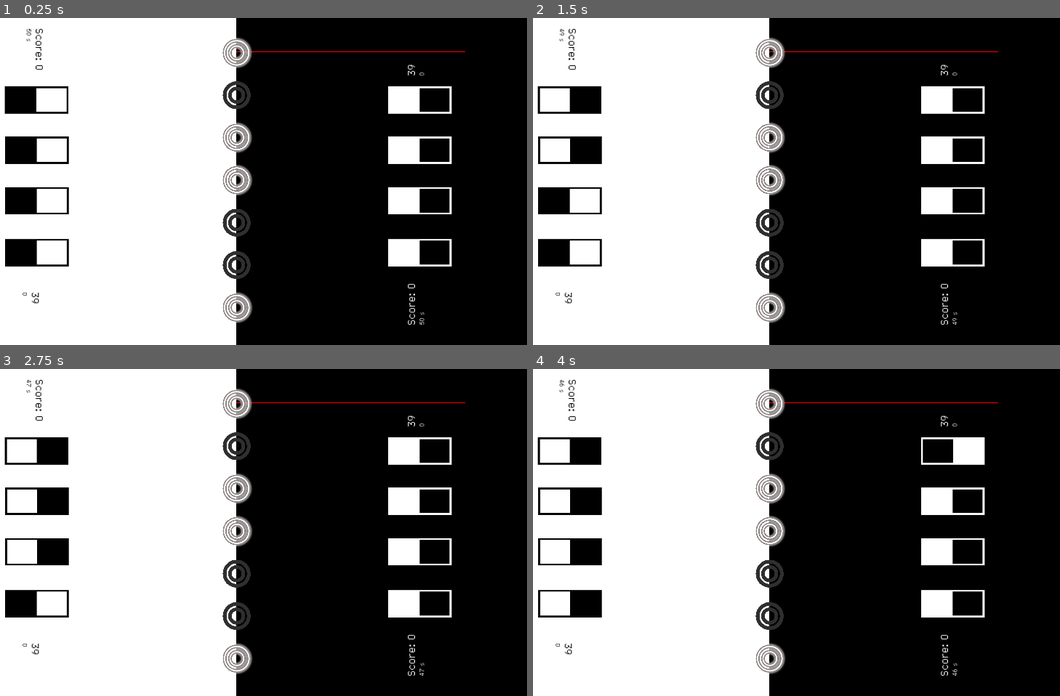
Above: before the commit, frames 1-4 (two rows, left to right).
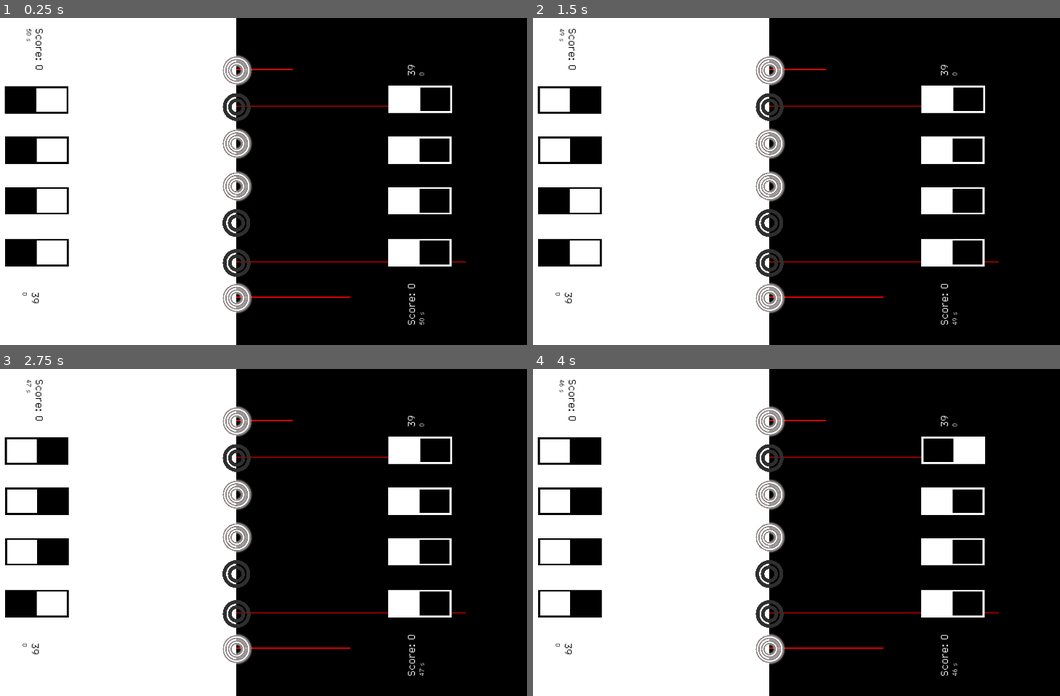
Above: after the commit, the same moments.

Repository: DragonCat4012/Switch
Game: Godot game, scene res://Scenes/Multiplayer/KoopMultiplayerScene.tscn
Same seed, same stepped clock (60 frames per second), same inputs: the game is played once before the commit and once after it. This scene is started directly instead of the project's main scene.
Inputs (mouse positions are in pixels of both pictures, inside the frame that each line leads up to):
- Up to frame 1 (0.25 s): no input
- Up to frame 2 (1.5 s): tap Enter (ui_accept) at 0.5, 0.77, 1.25 s; move the mouse to (569, 99) at 0.52 s; hold Right (ui_right) 0.53-1.28 s; click (569, 99) at 0.67 s; move the mouse to (569, 148) at 1.27 s; hold Down (ui_down) from 1.28 s (still down); click (569, 148) at 1.42 s
- Up to frame 3 (2.75 s): tap Enter (ui_accept) at 1.52, 2 s; move the mouse to (36, 552) at 2.02 s; release Down (ui_down) at 2.03 s; hold Right (ui_right) from 2.03 s (still down); click (36, 552) at 2.17 s
- Up to frame 4 (4 s): move the mouse to (569, 604) at 2.77 s; release Right (ui_right) at 2.78 s; hold Up (ui_up) 2.78-3.53 s; click (569, 604) at 2.92 s; tap Enter (ui_accept) at 3.02, 3.5, 3.77 s; move the mouse to (954, 450) at 3.52 s; hold Left (ui_left) from 3.53 s (still down); click (954, 450) at 3.67 s

The runs differ from the first frame. In frame 1, 2.9% of the frame differs, in the area x 42-89%, y 6-94%; in frame 2, 2.9%; in frame 3, 2.9%; in frame 4, 2.9%.

Commit message:
hmmmmm

Diff:
--- a/Scenes/Multiplayer/KoopMultiplayerScene.gd
+++ b/Scenes/Multiplayer/KoopMultiplayerScene.gd
@@ -1,12 +1,12 @@
 extends Node2D
 # Nodes
-@onready var lamp1 = $Lamps/Lamp_1
-@onready var lamp2 = $Lamps/Lamp_2
-@onready var lamp3 = $Lamps/Lamp_3
-@onready var lamp4 = $Lamps/Lamp_4
-@onready var lamp5 = $Lamps/Lamp_5
-@onready var lamp6 = $Lamps/Lamp_6
-@onready var lamp7 = $Lamps/Lamp_7
+@onready var lamp1 = $Lamp_1
+@onready var lamp2 = $Lamp_2
+@onready var lamp3 = $Lamp_3
+@onready var lamp4 = $Lamp_4
+@onready var lamp5 = $Lamp_5
+@onready var lamp6 = $Lamp_6
+@onready var lamp7 = $Lamp_7
 
 @onready var switch1 = $Switch_1
 @onready var switch2 = $Switch_2
--- a/Scenes/Multiplayer/KoopMultiplayerScene.tscn
+++ b/Scenes/Multiplayer/KoopMultiplayerScene.tscn
@@ -70,14 +70,20 @@
 metadata/ID = 4
 
 [node name="Switch_5" type="TextureRect" parent="."]
-offset_left = 1671.0
-offset_top = 226.0
-offset_right = 1761.0
-offset_bottom = 436.0
+anchors_preset = 8
+anchor_left = 0.5
+anchor_top = 0.5
+anchor_right = 0.5
+anchor_bottom = 0.5
+offset_left = 1673.0
+offset_top = 223.0
+offset_right = 1763.0
+offset_bottom = 433.0
+grow_horizontal = 2
+grow_vertical = 2
 rotation = 1.5708
 texture = ExtResource("5_o40kw")
 expand_mode = 4
-flip_h = true
 script = ExtResource("5_ru3r5")
 metadata/isDark = false
 metadata/ID = 5
@@ -121,6 +127,90 @@
 metadata/isDark = false
 metadata/ID = 8
 
+[node name="Lamp_1" type="TextureRect" parent="."]
+custom_minimum_size = Vector2(100, 100)
+offset_left = 900.0
+offset_top = 114.0
+offset_right = 1018.0
+offset_bottom = 232.0
+size_flags_vertical = 3
+texture = ExtResource("6_nnwuf")
+expand_mode = 2
+stretch_mode = 4
+script = ExtResource("7_gjff7")
+
+[node name="Lamp_2" type="TextureRect" parent="."]
+custom_minimum_size = Vector2(100, 100)
+offset_left = 900.0
+offset_top = 235.0
+offset_right = 1041.0
+offset_bottom = 353.0
+size_flags_vertical = 3
+texture = ExtResource("6_nnwuf")
+expand_mode = 2
+stretch_mode = 4
+script = ExtResource("7_gjff7")
+
+[node name="Lamp_3" type="TextureRect" parent="."]
+custom_minimum_size = Vector2(100, 100)
+offset_left = 900.0
+offset_top = 356.0
+offset_right = 1075.0
+offset_bottom = 474.0
+size_flags_vertical = 3
+texture = ExtResource("6_nnwuf")
+expand_mode = 2
+stretch_mode = 4
+script = ExtResource("7_gjff7")
+
+[node name="Lamp_4" type="TextureRect" parent="."]
+custom_minimum_size = Vector2(100, 100)
+offset_left = 900.0
+offset_top = 497.0
+offset_right = 1018.0
+offset_bottom = 615.0
+size_flags_vertical = 3
+texture = ExtResource("6_nnwuf")
+expand_mode = 2
+stretch_mode = 4
+script = ExtResource("7_gjff7")
+
+[node name="Lamp_5" type="TextureRect" parent="."]
+custom_minimum_size = Vector2(100, 100)
+offset_left = 899.0
+offset_top = 618.0
+offset_right = 1017.0
+offset_bottom = 736.0
+size_flags_vertical = 3
+texture = ExtResource("6_nnwuf")
+expand_mode = 2
+stretch_mode = 4
+script = ExtResource("7_gjff7")
+
+[node name="Lamp_6" type="TextureRect" parent="."]
+custom_minimum_size = Vector2(100, 100)
+offset_left = 900.0
+offset_top = 750.0
+offset_right = 1018.0
+offset_bottom = 868.0
+size_flags_vertical = 3
+texture = ExtResource("6_nnwuf")
+expand_mode = 2
+stretch_mode = 4
+script = ExtResource("7_gjff7")
+
+[node name="Lamp_7" type="TextureRect" parent="."]
+custom_minimum_size = Vector2(100, 100)
+offset_left = 900.0
+offset_top = 866.0
+offset_right = 1018.0
+offset_bottom = 984.0
+size_flags_vertical = 3
+texture = ExtResource("6_nnwuf")
+expand_mode = 2
+stretch_mode = 4
+script = ExtResource("7_gjff7")
+
 [node name="Lamps" type="VBoxContainer" parent="."]
 offset_left = 900.0
 offset_top = 56.0
@@ -128,69 +218,6 @@
 offset_bottom = 1016.0
 size_flags_vertical = 3
 theme_override_constants/separation = 22
-
-[node name="Lamp_1" type="TextureRect" parent="Lamps"]
-custom_minimum_size = Vector2(100, 100)
-layout_mode = 2
-size_flags_vertical = 3
-texture = ExtResource("6_nnwuf")
-expand_mode = 2
-stretch_mode = 4
-script = ExtResource("7_gjff7")
-
-[node name="Lamp_2" type="TextureRect" parent="Lamps"]
-custom_minimum_size = Vector2(100, 100)
-layout_mode = 2
-size_flags_vertical = 3
-texture = ExtResource("6_nnwuf")
-expand_mode = 2
-stretch_mode = 4
-script = ExtResource("7_gjff7")
-
-[node name="Lamp_3" type="TextureRect" parent="Lamps"]
-custom_minimum_size = Vector2(100, 100)
-layout_mode = 2
-size_flags_vertical = 3
-texture = ExtResource("6_nnwuf")
-expand_mode = 2
-stretch_mode = 4
-script = ExtResource("7_gjff7")
-
-[node name="Lamp_4" type="TextureRect" parent="Lamps"]
-custom_minimum_size = Vector2(100, 100)
-layout_mode = 2
-size_flags_vertical = 3
-texture = ExtResource("6_nnwuf")
-expand_mode = 2
-stretch_mode = 4
-script = ExtResource("7_gjff7")
-
-[node name="Lamp_5" type="TextureRect" parent="Lamps"]
-custom_minimum_size = Vector2(100, 100)
-layout_mode = 2
-size_flags_vertical = 3
-texture = ExtResource("6_nnwuf")
-expand_mode = 2
-stretch_mode = 4
-script = ExtResource("7_gjff7")
-
-[node name="Lamp_6" type="TextureRect" parent="Lamps"]
-custom_minimum_size = Vector2(100, 100)
-layout_mode = 2
-size_flags_vertical = 3
-texture = ExtResource("6_nnwuf")
-expand_mode = 2
-stretch_mode = 4
-script = ExtResource("7_gjff7")
-
-[node name="Lamp_7" type="TextureRect" parent="Lamps"]
-custom_minimum_size = Vector2(100, 100)
-layout_mode = 2
-size_flags_vertical = 3
-texture = ExtResource("6_nnwuf")
-expand_mode = 2
-stretch_mode = 4
-script = ExtResource("7_gjff7")
 
 [node name="LightNums" type="VBoxContainer" parent="."]
 offset_left = 313.0
--- a/Sprites/Switch/Switch.gd
+++ b/Sprites/Switch/Switch.gd
@@ -35,4 +35,3 @@
 # Geo
 func getCenterPoint():
 	return get_rect().get_center()
-	#return Vector2(postion.x + width/2, position.y + height/2)
